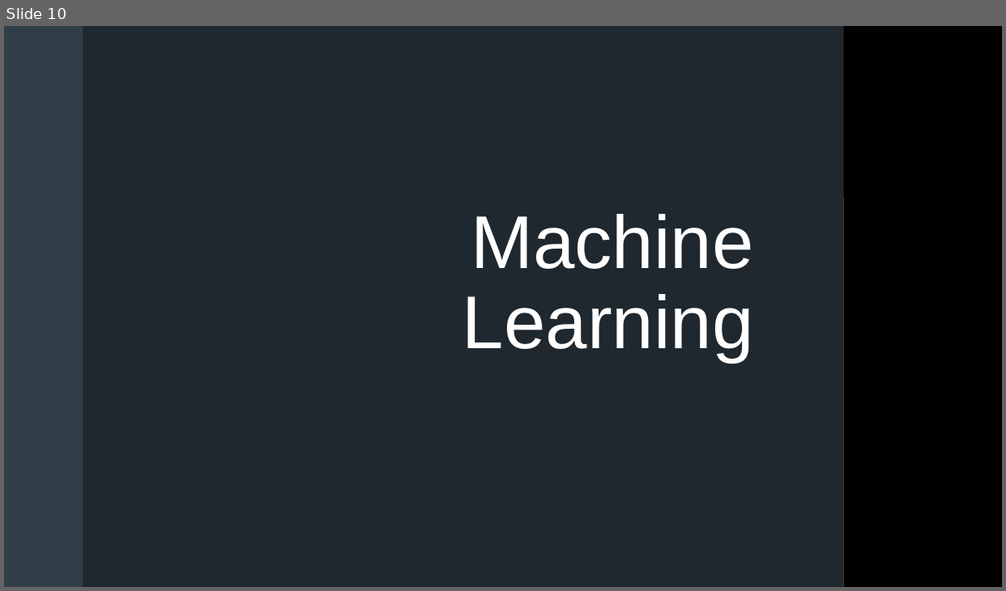
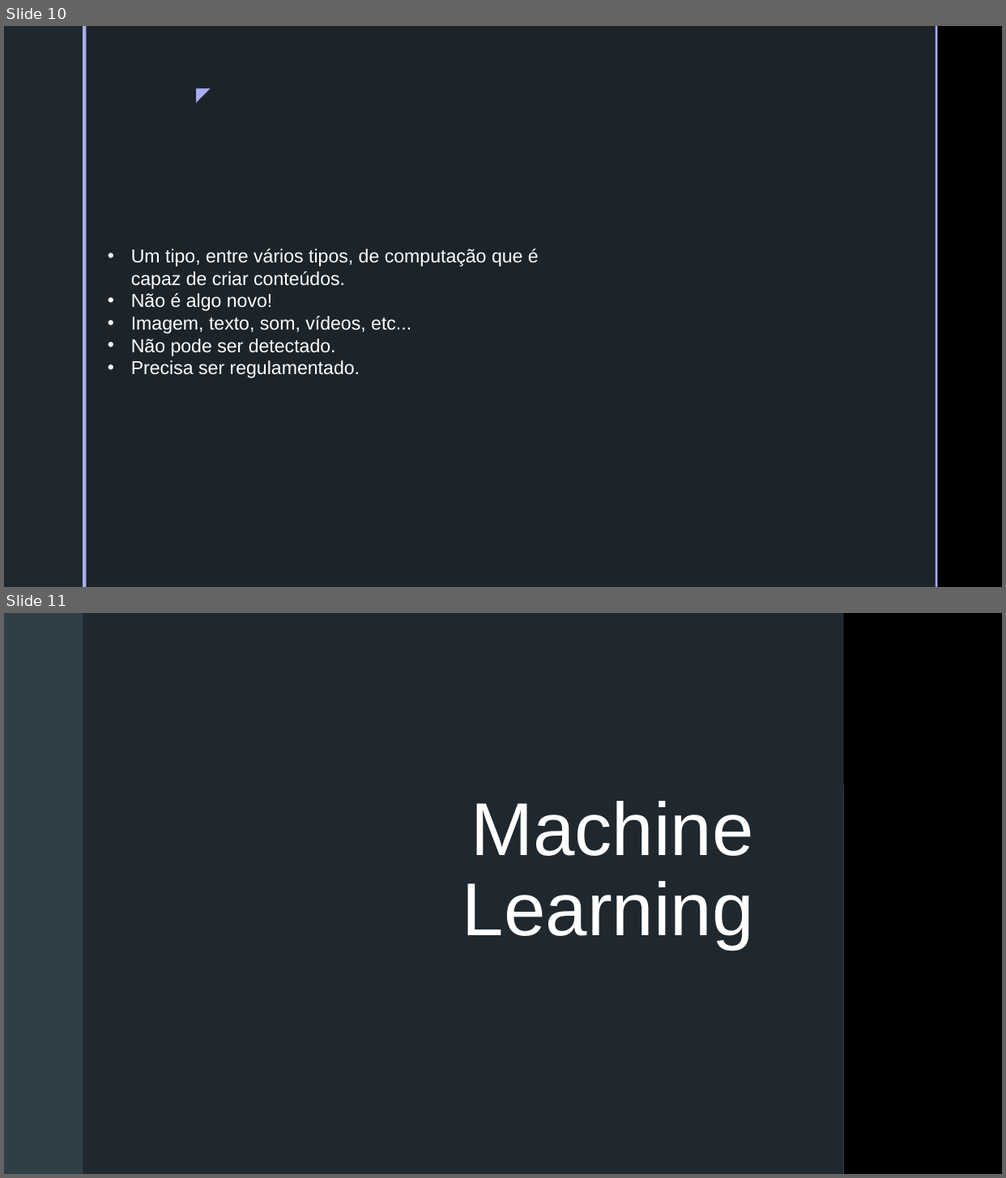
Before and after one commit to batestin1/code_the_future_diobot, a slide deck: materiais/LLM-DIO.pptx. Shown one above the other, each under a label of ours: slide 10 before the commit, slides 10 and 11 after it. The pictures are 1006x591 and 1006x1178 pixels, drawn with LibreOffice and Linux fonts; fonts in the diff are those of the drawing; grey boxes stand for pictures; background and template pictures are left out. Boxes give left, top, right and bottom in pixels: in the first picture for what was removed or moved away, otherwise in the second. Text is boxed around its words. In the diff, an @@ line names an element or a change of style, - is before the commit and + after.

```diff
--- a/materiais/LLM-DIO.pptx
+++ b/materiais/LLM-DIO.pptx
@@ slide 10 added at bbox=[4, 26, 1002, 587], background picture (left out); not listed: 2 template elements that a slide beside it also shows @@
@@ rectangle added at bbox=[4, 26, 83, 587], fill #1F282E @@
@@ rectangle added at bbox=[83, 26, 87, 587], fill #A9ACEE @@
@@ text added at bbox=[184, 79, 217, 109], 18 pt, text #A9ACEE @@
+◤
@@ text added at bbox=[131, 249, 539, 378], 18 pt, text #FFFFFF @@
+• Um tipo, entre vários tipos, de computação que é capaz de criar conteúdos.
+• Não é algo novo!
+• Imagem, texto, som, vídeos, etc...
+• Não pode ser detectado.
+• Precisa ser regulamentado.
@@ what was slide 10 is now slide 11 @@
```
Also in this commit, not shown: 5 slides changed, 10 other slides added, 17 slides removed, 1 other file.
